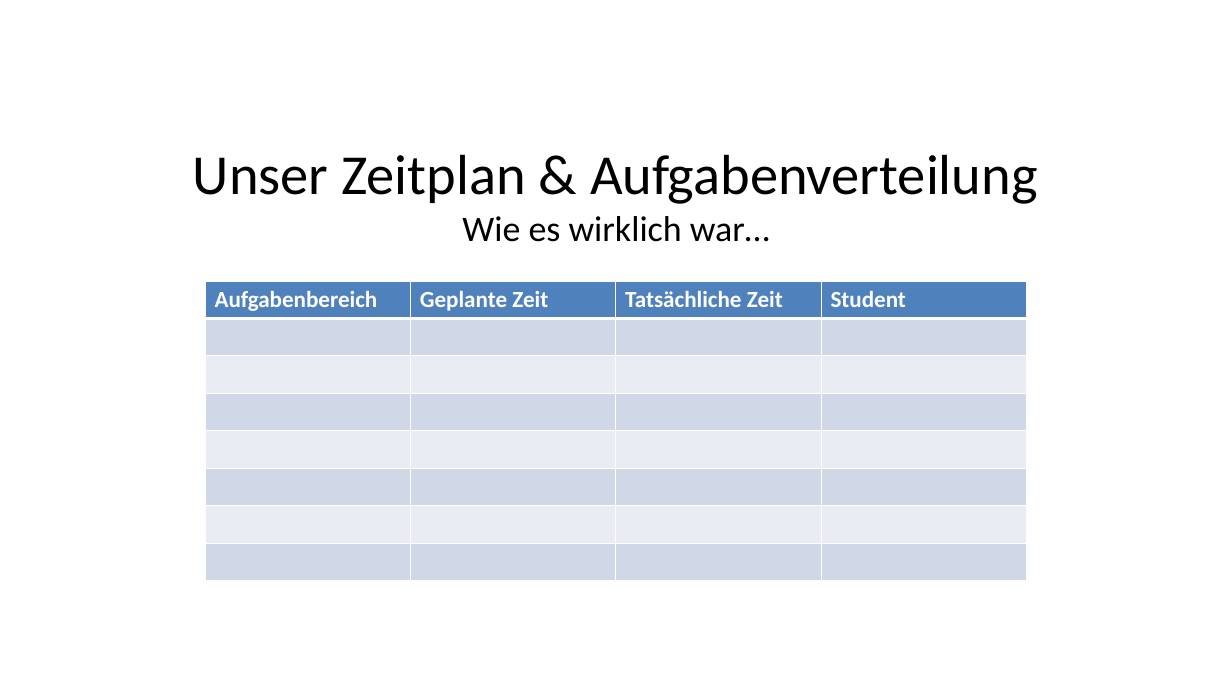
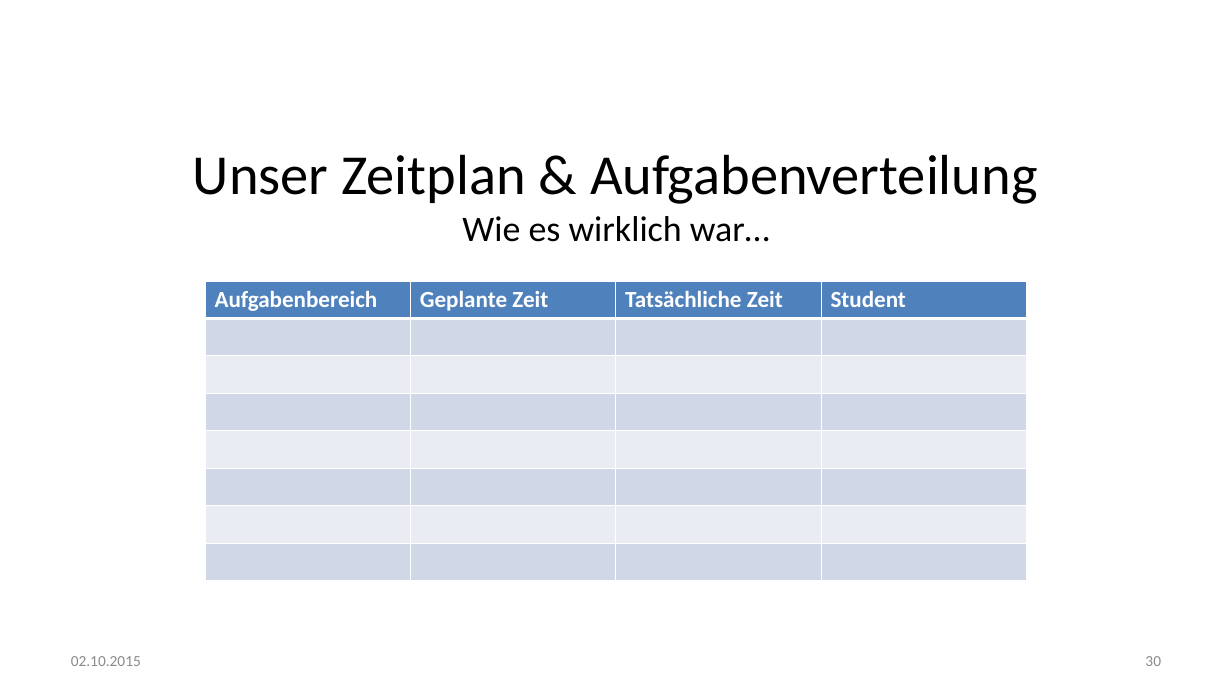
Before and after one commit to fdai3905/GDV2015, a slide deck: slide 30 of final/GDV - Finale Präsentation V0.9.pptx (slide 23 before the commit). Drawn at 1232x693 pixels with LibreOffice and Linux fonts; fonts in the diff are those of the drawing; background and template pictures are left out. Boxes give left, top, right and bottom in pixels: in the first picture for what was removed or moved away, otherwise in the second. Text is boxed around its words. In the diff, an @@ line names an element or a change of style, - is before the commit and + after.

```diff
--- a/final/GDV - Finale Präsentation V0.9.pptx
+++ b/final/GDV - Finale Präsentation V0.9.pptx
@@ text added at (x1=71, y1=656, x2=141, y2=666), 12 pt, text #8C8C8C @@
+02.10.2015
@@ page number added at (x1=1145, y1=656, x2=1161, y2=666), 12 pt, text #8C8C8C @@
+30
```
Also in this commit, not shown: 31 other slides changed, 7 slides added, 44 other files.
